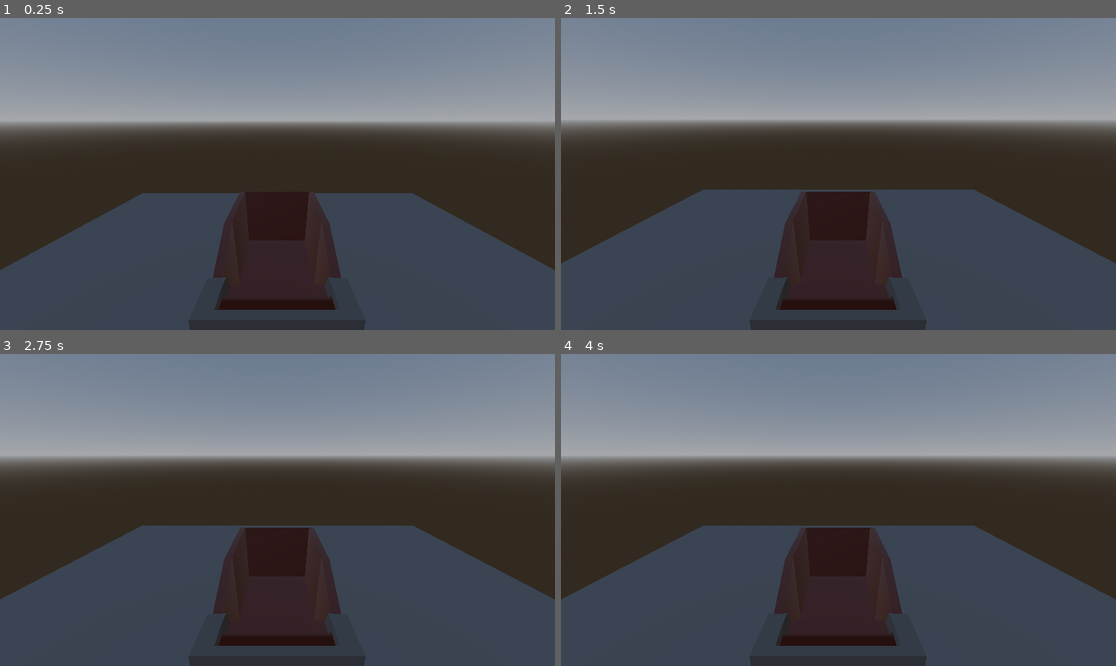
Above: before the commit, frames 1-4 (two rows, left to right).
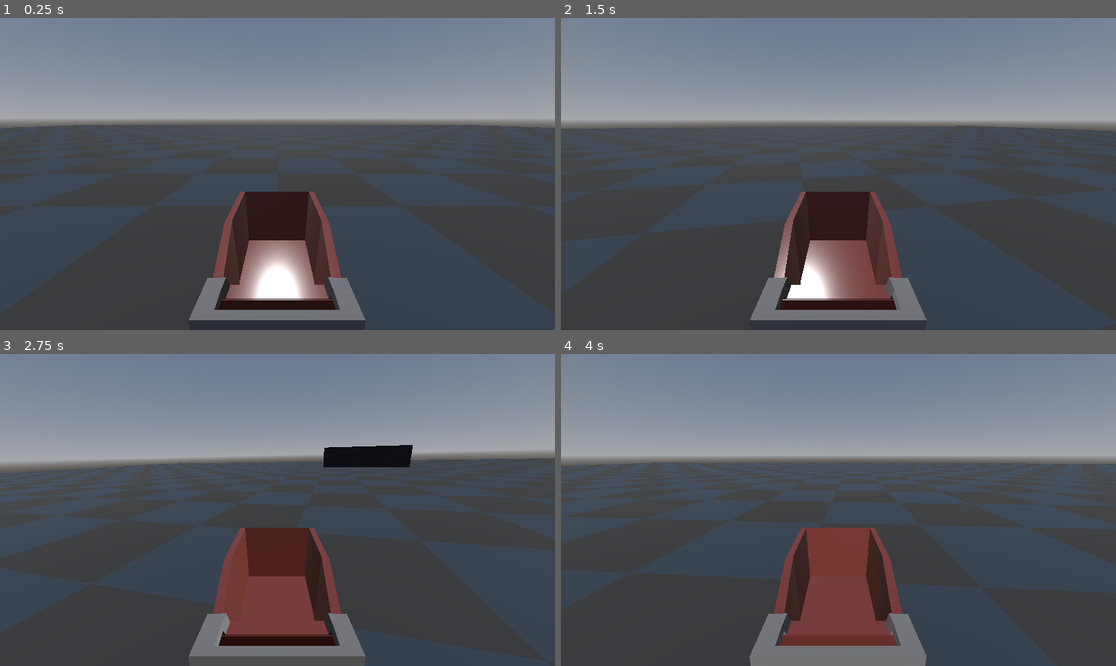
Above: after the commit, the same moments.

Repository: purpletissuebox/gwj80
Game: Godot game, scene res://levels/test_shop/world.tscn
Same seed, same stepped clock (60 frames per second), same inputs: the game is played once before the commit and once after it. This scene is started directly instead of the project's main scene.
Inputs:
- Up to frame 1 (0.25 s): no input
- Up to frame 2 (1.5 s): hold D (turn_right) 0.53-1.28 s; tap W (gas_pedal) at 0.6, 1.35 s; hold S (brake) from 1.28 s (still down)
- Up to frame 3 (2.75 s): release S (brake) at 2.03 s; hold D (turn_right) from 2.03 s (still down); tap W (gas_pedal) at 2.1 s
- Up to frame 4 (4 s): tap W (gas_pedal) at 2.85, 3.6 s; release D (turn_right) at 3.53 s; hold A (turn_left) from 3.53 s (still down)

The runs differ from the first frame. In frame 1, 32% of the frame differs, in the area x 0-100%, y 32-97%; in frame 2, 29%; in frame 3, 36%, in the area x 0-100%, y 29-100%; in frame 4, 33%.

Commit message:
level with obstacles

Diff:
--- /dev/null
+++ b/levels/test_shop/checkerboard.tres
@@ -0,0 +1,11 @@
+[gd_resource type="GradientTexture2D" load_steps=2 format=3 uid="uid://duvug5r3bs20v"]
+
+[sub_resource type="Gradient" id="Gradient_pp77g"]
+colors = PackedColorArray(0.2, 0.2, 0.2, 1, 0.176471, 0.266667, 0.364706, 1)
+
+[resource]
+gradient = SubResource("Gradient_pp77g")
+width = 2
+height = 2
+fill_to = Vector2(1, 1)
+repeat = 1
--- a/levels/test_shop/world.tscn
+++ b/levels/test_shop/world.tscn
@@ -1,10 +1,42 @@
-[gd_scene load_steps=7 format=3 uid="uid://dcrauvedkgise"]
+[gd_scene load_steps=15 format=3 uid="uid://dcrauvedkgise"]
 
+[ext_resource type="Texture2D" uid="uid://duvug5r3bs20v" path="res://levels/test_shop/checkerboard.tres" id="1_3x5h8"]
 [ext_resource type="PackedScene" uid="uid://dq4c3i7drdv6x" path="res://actors/player/player.tscn" id="1_6dm81"]
 
+[sub_resource type="WorldBoundaryShape3D" id="WorldBoundaryShape3D_6dm81"]
+
+[sub_resource type="StandardMaterial3D" id="StandardMaterial3D_yh8wm"]
+albedo_texture = ExtResource("1_3x5h8")
+uv1_scale = Vector3(20, 20, 20)
+texture_filter = 0
+
 [sub_resource type="PlaneMesh" id="PlaneMesh_3x5h8"]
+material = SubResource("StandardMaterial3D_yh8wm")
+size = Vector2(400, 400)
 
-[sub_resource type="WorldBoundaryShape3D" id="WorldBoundaryShape3D_6dm81"]
+[sub_resource type="BoxShape3D" id="BoxShape3D_khnsa"]
+size = Vector3(30, 1, 30)
+
+[sub_resource type="StandardMaterial3D" id="StandardMaterial3D_tt2va"]
+albedo_texture = ExtResource("1_3x5h8")
+uv1_scale = Vector3(20, 13, 20)
+texture_filter = 0
+
+[sub_resource type="BoxMesh" id="BoxMesh_b6tw7"]
+material = SubResource("StandardMaterial3D_tt2va")
+size = Vector3(30, 1, 30)
+
+[sub_resource type="BoxShape3D" id="BoxShape3D_dx5e1"]
+size = Vector3(20, 20, 40)
+
+[sub_resource type="StandardMaterial3D" id="StandardMaterial3D_3qnnd"]
+albedo_texture = ExtResource("1_3x5h8")
+uv1_scale = Vector3(20, 20, 20)
+texture_filter = 0
+
+[sub_resource type="BoxMesh" id="BoxMesh_7gvhb"]
+material = SubResource("StandardMaterial3D_3qnnd")
+size = Vector3(20, 20, 40)
 
 [sub_resource type="ProceduralSkyMaterial" id="ProceduralSkyMaterial_6dm81"]
 
@@ -17,21 +49,45 @@
 
 [node name="World" type="Node3D"]
 
-[node name="MeshInstance3D" type="MeshInstance3D" parent="."]
-transform = Transform3D(11.94, 0, 0, 0, 11.94, 0, 0, 0, 11.94, 0, 0, 0)
+[node name="floor" type="StaticBody3D" parent="."]
+
+[node name="CollisionShape3D" type="CollisionShape3D" parent="floor"]
+shape = SubResource("WorldBoundaryShape3D_6dm81")
+
+[node name="MeshInstance3D" type="MeshInstance3D" parent="floor"]
 mesh = SubResource("PlaneMesh_3x5h8")
+skeleton = NodePath("../..")
 
-[node name="StaticBody3D" type="StaticBody3D" parent="."]
+[node name="ramp" type="StaticBody3D" parent="."]
+transform = Transform3D(1, 0, 0, 0, 0.939693, -0.34202, 0, 0.34202, 0.939693, 45.4721, 3.28648, 9.59827)
 
-[node name="CollisionShape3D" type="CollisionShape3D" parent="StaticBody3D"]
-shape = SubResource("WorldBoundaryShape3D_6dm81")
+[node name="CollisionShape3D" type="CollisionShape3D" parent="ramp"]
+shape = SubResource("BoxShape3D_khnsa")
+
+[node name="MeshInstance3D" type="MeshInstance3D" parent="ramp"]
+mesh = SubResource("BoxMesh_b6tw7")
+
+[node name="shelf" type="StaticBody3D" parent="."]
+transform = Transform3D(1, 0, 0, 0, 1, 0, 0, 0, 1, -113.613, 0, 0)
+
+[node name="CollisionShape3D" type="CollisionShape3D" parent="shelf"]
+shape = SubResource("BoxShape3D_dx5e1")
+
+[node name="MeshInstance3D" type="MeshInstance3D" parent="shelf"]
+mesh = SubResource("BoxMesh_7gvhb")
+skeleton = NodePath("../..")
 
 [node name="WorldEnvironment" type="WorldEnvironment" parent="."]
 environment = SubResource("Environment_yh8wm")
 
 [node name="Player" parent="." instance=ExtResource("1_6dm81")]
-transform = Transform3D(1, 0, 0, 0, 1, 0, 0, 0, 1, 0, 1.12637, 0)
-center_of_mass_mode = 1
-center_of_mass = Vector3(0, -0.6, 0)
-spring_strength = 20.0
-top_speed = 20.0
+transform = Transform3D(1, 0, 0, 0, 1, 0, 0, 0, 1, 0, 0, 0)
+gravity_scale = 3.5
+spring_strength = 2500.0
+damping = 100.0
+engine_strength = 250.0
+grip_front = 0.5
+grip_rear = 2.5
+
+[node name="DirectionalLight3D" type="DirectionalLight3D" parent="."]
+transform = Transform3D(1, 0, 0, 0, -0.691626, 0.722255, 0, -0.722255, -0.691626, 20.6819, 23.4758, 13.633)
